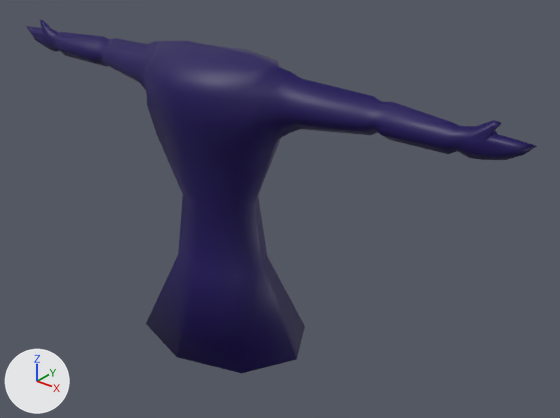
Two versions of the glTF model enemy/Monster/MaskMonster.glb, one commit apart.
The view is the same before and after, from a camera (50 mm lens) standing at (4.97, -5.24, 4.92) and looking at (0.53, 0.3, 1.48). Lighting does not change. The marker at lower left points along +X, +Y and +Z.

In view in the first picture: 'MaskMonster'.
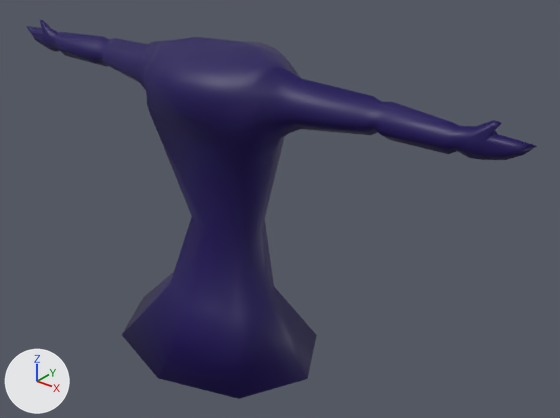
The newer file adds an action. The first version stands in its rest pose; the second is drawn at frame 0 of the action 'Tpose'.

Changed parts and their boxes [x1, y1, x2, y2] in the pictures (560 x 418 px):
'MaskMonster', posed (7% taller): before [26, 20, 537, 373]; after [26, 20, 537, 399]
bone 'DEF-spine', root to tip: before (231, 317) to (223, 260); after (226, 327) to (221, 289)
bone 'DEF-spine.001', root to tip: before (223, 260) to (217, 192); after (221, 289) to (227, 214)
bone 'DEF-spine.002', root to tip: before (217, 192) to (216, 154); after (227, 214) to (231, 146)
bone 'DEF-spine.004', root to tip: before (216, 154) to (215, 114); after (231, 146) to (234, 105)

The change in detail:
Bone 'DEF-spine' (bone_def_spine) moves from (0.0, 0.0, 0.0) to (0.0, -0.08, 0.09).
Bone 'DEF-spine' (bone_def_spine) turns from (0, 0, 0) to (-1, 0, 0) degrees about its own x, y and z.
Bone 'DEF-spine' (bone_def_spine) is rescaled from (1.0, 1.0, 1.0) to (1.22, 0.67, 1.22).
Bone 'DEF-spine.001' (bone_def_spine_001) turns from (0, 0, 0) to (-5, 0, 0) degrees about its own x, y and z.
Bone 'DEF-spine.001' (bone_def_spine_001) is rescaled from (1.0, 1.0, 1.0) to (0.8, 1.56, 0.81).
Bone 'DEF-spine.002' (bone_def_spine_002) turns from (0, 0, 0) to (6, 0, 0) degrees about its own x, y and z.
Bone 'DEF-spine.002' (bone_def_spine_002) is rescaled from (1.0, 1.0, 1.0) to (0.77, 1.69, 0.77).
Bone 'DEF-spine.004' (bone_def_spine_004) turns from (0, 0, 0) to (-2, 0, 0) degrees about its own x, y and z.
Bone 'DEF-spine.004' (bone_def_spine_004) is rescaled from (1.0, 1.0, 1.0) to (1.33, 0.57, 1.33).
